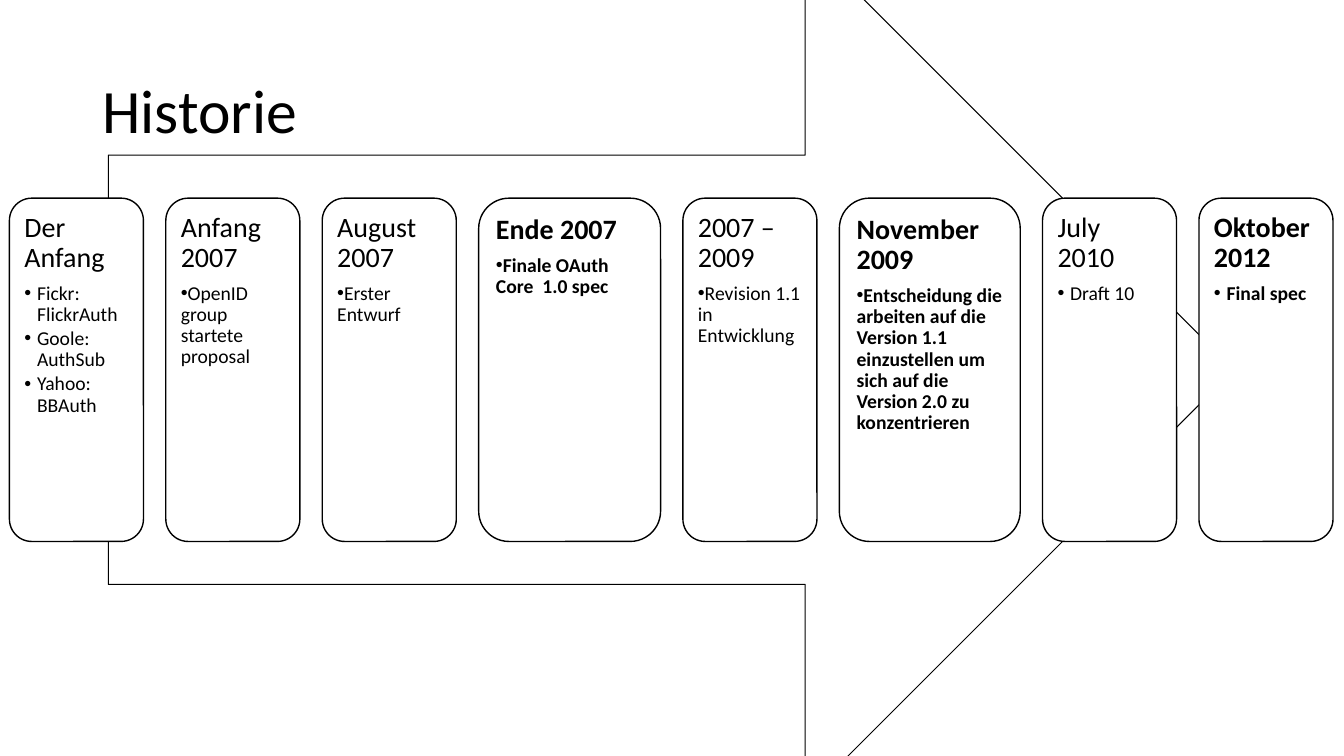
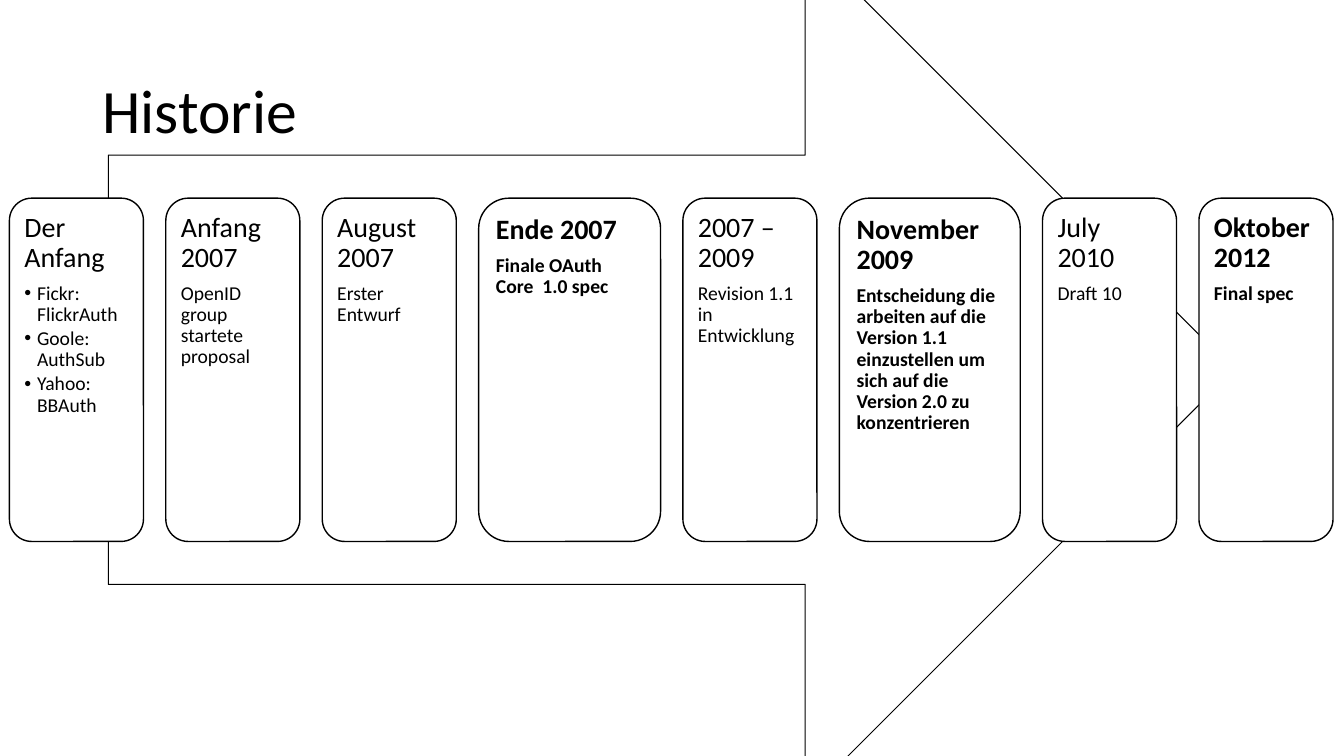
Before and after one commit to danielwagn3r/openid-workshop, a slide deck: slide 7 of OpenID & OAuth.pptx. Drawn at 1344x756 pixels with LibreOffice and Linux fonts; fonts in the diff are those of the drawing. Boxes give left, top, right and bottom in pixels: in the first picture for what was removed or moved away, otherwise in the second. Text is boxed around its words. In the diff, an @@ line names an element or a change of style, - is before the commit and + after.

```diff
--- a/OpenID & OAuth.pptx
+++ b/OpenID & OAuth.pptx
@@ text at [496,258,608,296]: bullet •• to none @@
@@ text at [181,287,250,366]: bullet •• to none @@
@@ text at [337,287,400,321]: bullet •• to none @@
@@ text at [698,286,794,346]: bullet •• to none @@
@@ text at [857,288,995,429]: bullet •• to none @@
@@ text at [1058,286,1122,300]: bullet •• to none @@
@@ text at [1214,286,1293,303]: bullet •• to none @@
```
Also in this commit, not shown: 12 other slides changed, 1 slide added.
